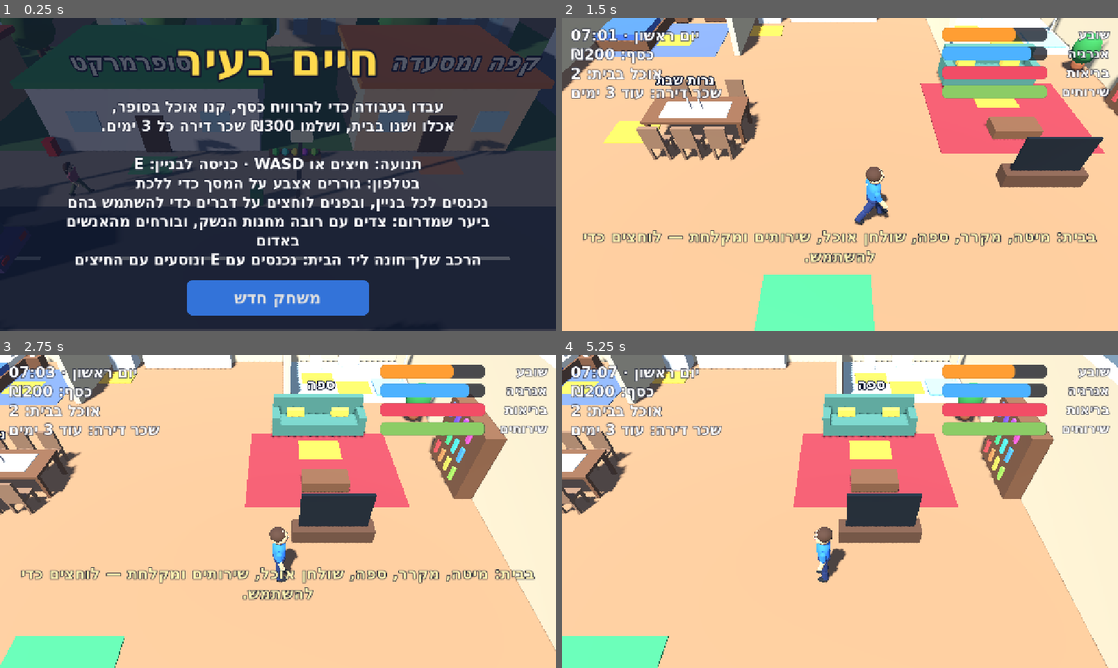
Above: before the commit, frames 1-4 (two rows, left to right).
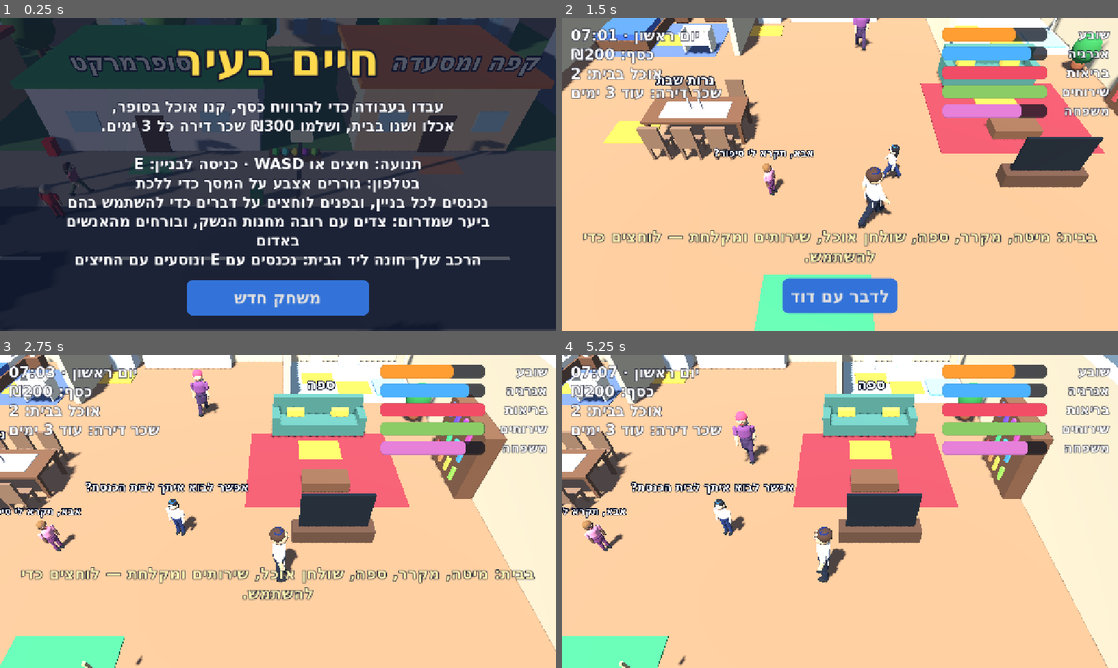
Above: after the commit, the same moments.

Repository: garyjoe/shneyor-games
Game: Godot game, scene res://main.tscn
Two runs of this game, one before a commit and one after it. Both use one fixed random seed, a clock stepped at 60 frames per second and the inputs below.
Inputs (mouse positions are in pixels of both pictures, inside the frame that each line leads up to):
- Up to frame 1 (0.25 s): no input
- Up to frame 2 (1.5 s): click "משחק חדש" at 0.5 s; tap Enter at 1.25, 1.35 s; move the mouse to (962, 158) at 1.27 s; hold Right (ui_right) from 1.28 s (still down); click (962, 158) at 1.42 s
- Up to frame 3 (2.75 s): tap Space at 1.52 s; release Right (ui_right) at 2 s; drag from (166, 527) to (250, 574) at 2.02 s
- Up to frame 4 (5.25 s): move the mouse to (895, 442) at 2.77 s; hold Right (ui_right) 2.78-3.5 s; tap 9 at 2.85 s; drag from (812, 574) to (673, 464) at 3.52 s; move the mouse to (1006, 558) at 4.27 s; hold Left (ui_left) 4.28-5 s; tap Enter at 4.35 s; tap Space at 4.52 s; drag from (673, 464) to (756, 433) at 5.02 s

The runs differ from the first frame. In frame 1, 0.3% of the frame differs, in the area x 0-33%, y 54-82%; in frame 2, 5.5%, in the area x 20-99%, y 0-95%; in frame 3, 3.6%; in frame 4, 3.7%.

Commit message:
Life in the City: a family at home, and an observant main character
- A wife, a son, a daughter and a baby now live in the home. The three
  older ones walk around the flat; you can talk to each of them, and the
  baby in the cot. A family bar rises when you spend time with them and
  eat the Shabbat meal together, and falls a little each day.
- Once a day the family eats three items from the fridge (never the
  Shabbat challah or grape juice), so the shopping matters more.
- The main character wears a kippah, tzitzit and a white shirt, says a
  blessing before eating, and can pray three times a day (shacharit,
  mincha, arvit). The son wears a kippah, the mother covers her hair,
  and there is a mezuzah at the door.

Co-Authored-By: Claude Fable 5.2 <noreply@anthropic.com>
Claude-Session: https://claude.ai/code/session_01Dt6dxQhnMkF2JMR9WrQUqG

Diff:
--- a/games/life-city/main.gd
+++ b/games/life-city/main.gd
@@ -198,6 +198,11 @@
 var candles_day := 0               # the Friday the candles were lit on
 var kiddush_day := 0
 var prayed_day := 0
+var prayed_slot := 0               # day * 3 + (0 morning, 1 afternoon, 2 evening)
+var family: Array[Person] = []     # wife, son, daughter, baby
+var family_joy := 70.0
+var near_kin: Person
+var joy_warned := false
 var flames: Array[Node3D] = []
 var near_npc: Person               # a townsperson close enough to talk to
 var has_guitar := false
@@ -610,7 +615,11 @@
 	cs.shape = cap
 	cs.position.y = 0.95
 	player.add_child(cs)
-	_make_person(Color(0.2, 0.5, 0.95), Color(0.15, 0.2, 0.4), me)
+	_make_person(Color(0.95, 0.95, 0.97), Color(0.12, 0.13, 0.2), me)
+	_kippah(me.root, Color(0.1, 0.12, 0.35))
+	for sx: float in [-0.2, 0.2]:                # tzitzit at the hips
+		for sz: float in [-0.12, 0.12]:
+			_box(Vector3(0.02, 0.3, 0.02), Vector3(sx, 0.86, sz), _mat(Color(1, 1, 1)), me.root)
 	player.add_child(me.root)
 	basket_mesh = _box(Vector3(0.5, 0.32, 0.38), Vector3(0, -0.72, 0.14), _mat(Color(0.85, 0.2, 0.2)), me.limbs[2])
 	basket_mesh.visible = false
@@ -715,6 +724,7 @@
 		rent_owed += RENT
 		_toast("הגיע הזמן לחדש שכר דירה: ₪%d. משלמים בדלת של הבית." % rent_owed)
 		_play("alarm")
+	_family_day()
 	_save()
 
 
@@ -742,7 +752,7 @@
 	hunger = minf(hunger + float(PRODUCTS[pid]["food"]), 100.0)
 	_skip(0.33, "awake")
 	_play("eat")
-	_toast("אכלת %s." % PRODUCTS[pid]["name"])
+	_toast("בירכת ואכלת %s." % PRODUCTS[pid]["name"])
 	_refresh_panel()
 
 
@@ -1056,6 +1066,7 @@
 			near = p
 	near_car = not driving and not inside and car.position.distance_to(player.position) < 3.2
 	_watch_week()
+	_update_family(delta)
 	near_npc = null
 	if not driving and not inside:
 		var closest := 2.6
@@ -1149,6 +1160,10 @@
 	candles_day = 0
 	kiddush_day = 0
 	prayed_day = 0
+	prayed_slot = 0
+	family_joy = 70.0
+	for kin in family:
+		kin.talked_day = 0
 	friday_note_day = 0
 	was_shabbat = false
 	for n in npcs:
@@ -1193,6 +1208,7 @@
 	skill = int(cfg.get_value("life", "skill", 0))
 	last_show_day = int(cfg.get_value("life", "last_show", 0))
 	bladder = float(cfg.get_value("life", "bladder", 0.0))
+	family_joy = float(cfg.get_value("life", "family", 70.0))
 	candles_day = int(cfg.get_value("life", "candles", 0))
 	kiddush_day = int(cfg.get_value("life", "kiddush", 0))
 	was_shabbat = _is_shabbat()
@@ -1226,7 +1242,7 @@
 	for pair: Array in [["day", day], ["clock", clock], ["money", money], ["hunger", hunger],
 			["energy", energy], ["health", health], ["fridge", fridge], ["shifts", shifts], ["wage", wage],
 			["rifle", has_rifle], ["ammo", ammo], ["fuel", fuel], ["parcels", parcels], ["rent_owed", rent_owed],
-			["guitar", has_guitar], ["skill", skill], ["last_show", last_show_day], ["known", _known_levels()], ["bladder", bladder], ["candles", candles_day], ["kiddush", kiddush_day],
+			["guitar", has_guitar], ["skill", skill], ["last_show", last_show_day], ["known", _known_levels()], ["bladder", bladder], ["family", family_joy], ["candles", candles_day], ["kiddush", kiddush_day],
 			["car_x", car.position.x], ["car_z", car.position.z], ["car_rot", car_heading],
 			["can", has_can], ["car_model", car_model]]:
 		cfg.set_value("life", pair[0], pair[1])
@@ -1356,7 +1372,8 @@
 	hud.add_child(box)
 	stats_box = box
 	for def: Array in [["hunger", "שובע", Color(1.0, 0.62, 0.2)], ["energy", "אנרגיה", Color(0.3, 0.7, 1.0)],
-			["health", "בריאות", Color(0.95, 0.3, 0.4)], ["toilet", "שירותים", Color(0.55, 0.8, 0.4)]]:
+			["health", "בריאות", Color(0.95, 0.3, 0.4)], ["toilet", "שירותים", Color(0.55, 0.8, 0.4)],
+			["family", "משפחה", Color(0.9, 0.5, 0.85)]]:
 		var row := HBoxContainer.new()
 		row.alignment = BoxContainer.ALIGNMENT_END
 		row.mouse_filter = Control.MOUSE_FILTER_IGNORE
@@ -1496,10 +1513,11 @@
 	(bars["energy"] as ProgressBar).value = energy
 	(bars["health"] as ProgressBar).value = health
 	(bars["toilet"] as ProgressBar).value = 100.0 - bladder
+	(bars["family"] as ProgressBar).value = family_joy
 	var lit := candles_day > 0 and (day == candles_day or (day == candles_day + 1 and clock < 19.0))
 	for f in flames:
 		f.visible = lit
-	prompt.visible = playing and (near != null or near_car or driving or near_npc != null) and open_place == null and not busy
+	prompt.visible = playing and (near != null or near_car or driving or near_npc != null or near_kin != null) and open_place == null and not busy
 	if prompt.visible:
 		if near != null:
 			prompt.text = _h(near.prompt)
@@ -1509,7 +1527,7 @@
 			elif near_car:
 				prompt.text = _h("למלא דלק מהמיכל" if _can_pour() else "להיכנס לרכב שלי")
 			else:
-				prompt.text = _h("לדבר עם %s" % near_npc.name)
+				prompt.text = _h("לדבר עם %s" % (near_kin.name if near_kin != null else near_npc.name))
 
 
 func _toast(text: String) -> void:
@@ -2373,6 +2391,8 @@
 		_pour_can()
 	elif near_car:
 		_enter_car()
+	elif near_kin != null:
+		_family_talk(near_kin)
 	elif near_npc != null:
 		_talk(near_npc)
 	elif _in_forest():
@@ -2704,6 +2724,8 @@
 	_tag("נרות שבת", table + Vector3(0, 2.1, 0), 40)
 	_handle(sticks, "home", _light_candles)
 	_spot("home", "table", "שולחן האוכל", "לשבת לשולחן", table + Vector3(-2.5, 0, 0))
+
+	_build_family(o)
 
 	# --- Desk by the wall
 	_table(o + Vector3(-10.4, 0, 3.6), Vector2(1.4, 2.4), wood.lightened(0.1))
@@ -3415,19 +3437,26 @@
 		_skip(1.0, "awake")
 		hunger = minf(hunger + 60.0, 100.0)
 		health = minf(health + 8.0, 100.0)
-		_toast("עשית קידוש ואכלת סעודת שבת. שבת שלום!"))
+		family_joy = minf(family_joy + 15.0, 100.0)
+		for kin in family:
+			_say(kin, "שבת שלום!", 5.0)
+		_toast("עשית קידוש ואכלת סעודת שבת עם המשפחה. שבת שלום!"))
 
 
 func _pray() -> void:
-	if prayed_day == day:
-		_toast("כבר התפללת היום.")
-		return
+	# Three prayers a day: morning, afternoon and evening.
+	var part := 0 if clock < 12.0 else (1 if clock < 17.0 else 2)
+	var names: Array[String] = ["שחרית", "מנחה", "ערבית"]
+	if prayed_slot == day * 3 + part:
+		_toast("כבר התפללת %s היום." % names[part])
+		return
+	prayed_slot = day * 3 + part
 	prayed_day = day
 	var shabbat := _is_shabbat()
-	_time_skip("תפילת שבת..." if shabbat else "מתפללים...", func() -> void:
-		_skip(1.5 if shabbat else 0.5, "awake")
-		health = minf(health + (10.0 if shabbat else 3.0), 100.0)
-		_toast("התפללת בבית הכנסת. שבת שלום!" if shabbat else "התפללת בבית הכנסת."))
+	_time_skip("תפילת %s..." % names[part], func() -> void:
+		_skip(1.0 if shabbat else 0.4, "awake")
+		health = minf(health + (6.0 if shabbat else 2.0), 100.0)
+		_toast(("התפללת %s בבית הכנסת. שבת שלום!" if shabbat else "התפללת %s בבית הכנסת.") % names[part]))
 
 
 func _use_toilet() -> void:
@@ -3497,3 +3526,158 @@
 	loo.prompt = "להיכנס לשירותים"
 	loo.door = at + Vector3(0, 0, -2.2)
 	places.append(loo)
+
+
+# --------------------------------------------------------------- family ----
+
+func _kippah(root: Node3D, color: Color) -> void:
+	_ball(0.13, Vector3(0, 1.93, -0.03), _mat(color), root, Vector3(1.0, 0.32, 1.0))
+
+
+func _bubble_for(n: Person, height: float) -> void:
+	n.bubble = Label3D.new()
+	n.bubble.font = font
+	n.bubble.font_size = 44
+	n.bubble.pixel_size = 0.01
+	n.bubble.outline_size = 14
+	n.bubble.outline_modulate = Color(0.05, 0.08, 0.15)
+	n.bubble.billboard = BaseMaterial3D.BILLBOARD_ENABLED
+	n.bubble.no_depth_test = true
+	n.bubble.position = Vector3(0, height, 0)
+	n.bubble.visible = false
+	n.root.add_child(n.bubble)
+
+
+func _build_family(o: Vector3) -> void:
+	# Mother, with her hair covered.
+	var mother := _make_person(Color(0.55, 0.3, 0.55), Color(0.3, 0.2, 0.35))
+	mother.name = "רחל"
+	_ball(0.215, Vector3(0, 1.82, -0.04), _mat(Color(0.8, 0.3, 0.45)), mother.root, Vector3(1.02, 0.9, 1.05))
+	_cap(0.16, 0.5, Vector3(0, 0.75, 0), _mat(Color(0.3, 0.2, 0.35)), mother.root, Vector3(1.5, 1.0, 1.1))   # skirt
+	mother.root.scale = Vector3(0.97, 0.97, 0.97)
+	mother.speed = 1.3
+	# Son with a kippah, and daughter.
+	var son := _make_person(Color(0.95, 0.95, 0.95), Color(0.15, 0.2, 0.4))
+	son.name = "דוד"
+	_kippah(son.root, Color(0.15, 0.4, 0.75))
+	son.root.scale = Vector3(0.68, 0.68, 0.68)
+	son.speed = 2.2
+	var daughter := _make_person(Color(0.95, 0.6, 0.75), Color(0.5, 0.25, 0.45))
+	daughter.name = "שרה"
+	_cap(0.16, 0.45, Vector3(0, 0.78, 0), _mat(Color(0.5, 0.25, 0.45)), daughter.root, Vector3(1.5, 1.0, 1.1))
+	daughter.root.scale = Vector3(0.58, 0.58, 0.58)
+	daughter.speed = 2.0
+	var spots: Array[Vector3] = [Vector3(1.5, 0, -5.0), Vector3(2.5, 0, 4.0), Vector3(-1.5, 0, 4.5)]
+	var walkers: Array[Person] = [mother, son, daughter]
+	for k in 3:
+		walkers[k].root.position = o + spots[k]
+		walkers[k].target = walkers[k].root.position
+		add_child(walkers[k].root)
+		_bubble_for(walkers[k], 2.75)
+		_handle(walkers[k].root, "home", _family_talk.bind(walkers[k]))
+		family.append(walkers[k])
+	# The baby, in a cot in the bedroom.
+	var cot := o + Vector3(-6.0, 0, -4.4)
+	var rail := _mat(Color(0.95, 0.93, 0.85))
+	_box(Vector3(1.3, 0.1, 0.8), cot + Vector3(0, 0.5, 0), rail)
+	for sx: float in [-0.6, 0.6]:
+		_box(Vector3(0.08, 0.9, 0.8), cot + Vector3(sx, 0.55, 0), rail)
+	for sz: float in [-0.36, 0.36]:
+		_box(Vector3(1.3, 0.5, 0.06), cot + Vector3(0, 0.8, sz), rail)
+	_solid(Vector3(1.3, 1.0, 0.8), cot + Vector3(0, 0.5, 0))
+	var baby := Person.new()
+	baby.name = "התינוק יוסי"
+	baby.root = Node3D.new()
+	baby.root.position = cot + Vector3(0, 0.6, 0)
+	add_child(baby.root)
+	_cap(0.14, 0.5, Vector3(0.1, 0.12, 0), _mat(Color(0.65, 0.85, 0.95)), baby.root, Vector3(1, 1, 1))
+	baby.root.get_child(0).rotation.z = PI * 0.5
+	_ball(0.13, Vector3(-0.3, 0.14, 0), _mat(Color(0.96, 0.8, 0.66)), baby.root)
+	_bubble_for(baby, 1.6)
+	_handle(baby.root, "home", _family_talk.bind(baby))
+	family.append(baby)
+	# Mezuzah by the way out.
+	_box(Vector3(0.06, 0.28, 0.06), o + Vector3(1.5, 1.6, ROOMS["home"]["half"].y + 0.2), _mat(Color(0.75, 0.7, 0.5)))
+
+
+func _update_family(delta: float) -> void:
+	near_kin = null
+	if room != "home":
+		return
+	var o: Vector3 = ROOMS["home"]["origin"]
+	var stops: Array[Vector3] = [Vector3(-1, 0, 3.5), Vector3(2.5, 0, 4.5), Vector3(3, 0, -3.5), Vector3(-7, 0, -1.5), Vector3(0, 0, -0.5),
+		Vector3(-8, 0, 5.5), Vector3(1.5, 0, -5.5), Vector3(9.5, 0, 5.5), Vector3(-1.5, 0, 6.0), Vector3(3.5, 0, 1.0)]
+	var closest := 2.3
+	for kin in family:
+		if kin.bubble_t > 0.0:
+			kin.bubble_t -= delta
+			if kin.bubble_t <= 0.0:
+				kin.bubble.visible = false
+		var d := kin.root.position.distance_to(player.position)
+		if d < closest:
+			closest = d
+			near_kin = kin
+		if kin.limbs.is_empty():
+			continue                     # the baby stays in the cot
+		kin.pause = maxf(kin.pause - delta, 0.0)
+		var to_target := kin.target - kin.root.position
+		to_target.y = 0.0
+		if kin.pause > 0.0 or to_target.length() < 0.4:
+			_animate(kin, false, delta)
+			kin.wait -= delta
+			if kin.wait <= 0.0 and kin.pause <= 0.0:
+				kin.wait = rng.randf_range(2.0, 7.0)
+				kin.target = o + stops[rng.randi_range(0, stops.size() - 1)]
+			continue
+		var step := to_target.normalized() * kin.speed
+		kin.root.position += step * delta
+		kin.root.rotation.y = lerp_angle(kin.root.rotation.y, atan2(step.x, step.z), 8.0 * delta)
+		_animate(kin, true, delta)
+
+
+func _family_talk(kin: Person) -> void:
+	kin.pause = 4.0
+	var to_me := player.position - kin.root.position
+	if not kin.limbs.is_empty():
+		kin.root.rotation.y = atan2(to_me.x, to_me.z)
+	me.root.rotation.y = atan2(-to_me.x, -to_me.z)
+	_play("pick")
+	var lines: Array[String]
+	match family.find(kin):
+		0:
+			lines = ["שלום! איך היה היום שלך?", "הילדים חיכו לך.", "תודה שאתה דואג לנו.", "אל תשכח לקנות חלה לשבת."]
+		1:
+			lines = ["אבא! בוא נשחק!", "אבא, למדתי היום בחומש.", "אפשר לבוא איתך לבית הכנסת?"]
+		2:
+			lines = ["אבא! ציירתי לך ציור.", "אבא, תקרא לי סיפור?", "אני אוהבת אותך, אבא."]
+		_:
+			lines = ["גו גו!", "(התינוק מחייך אליך)", "(התינוק צוחק)"]
+	_say(kin, "שבת שלום, אבא!" if (_is_shabbat() and family.find(kin) in [1, 2]) else lines[rng.randi_range(0, lines.size() - 1)], 4.5)
+	if kin.talked_day != day:
+		kin.talked_day = day
+		family_joy = minf(family_joy + 6.0, 100.0)
+		_update_hud()
+
+
+## Once a day the family eats from the fridge, and misses you a little.
+func _family_day() -> void:
+	family_joy = maxf(family_joy - 6.0, 0.0)
+	var eaten := 0
+	while eaten < 3 and not fridge.is_empty():
+		var pick := -1
+		for k in fridge.size():                  # leave the Shabbat challah and grape juice alone
+			if fridge[k] != CHALLAH and fridge[k] != GRAPE_JUICE:
+				pick = k
+				break
+		if pick < 0:
+			break
+		fridge.remove_at(pick)
+		eaten += 1
+	if eaten < 3:
+		family_joy = maxf(family_joy - 12.0, 0.0)
+		_toast("לא היה מספיק אוכל בבית למשפחה. צריך למלא את המקרר.")
+	if family_joy < 25.0 and not joy_warned:
+		joy_warned = true
+		_toast("המשפחה מתגעגעת אליך. בוא הביתה, דבר איתם והבא אוכל.")
+	elif family_joy >= 40.0:
+		joy_warned = false
